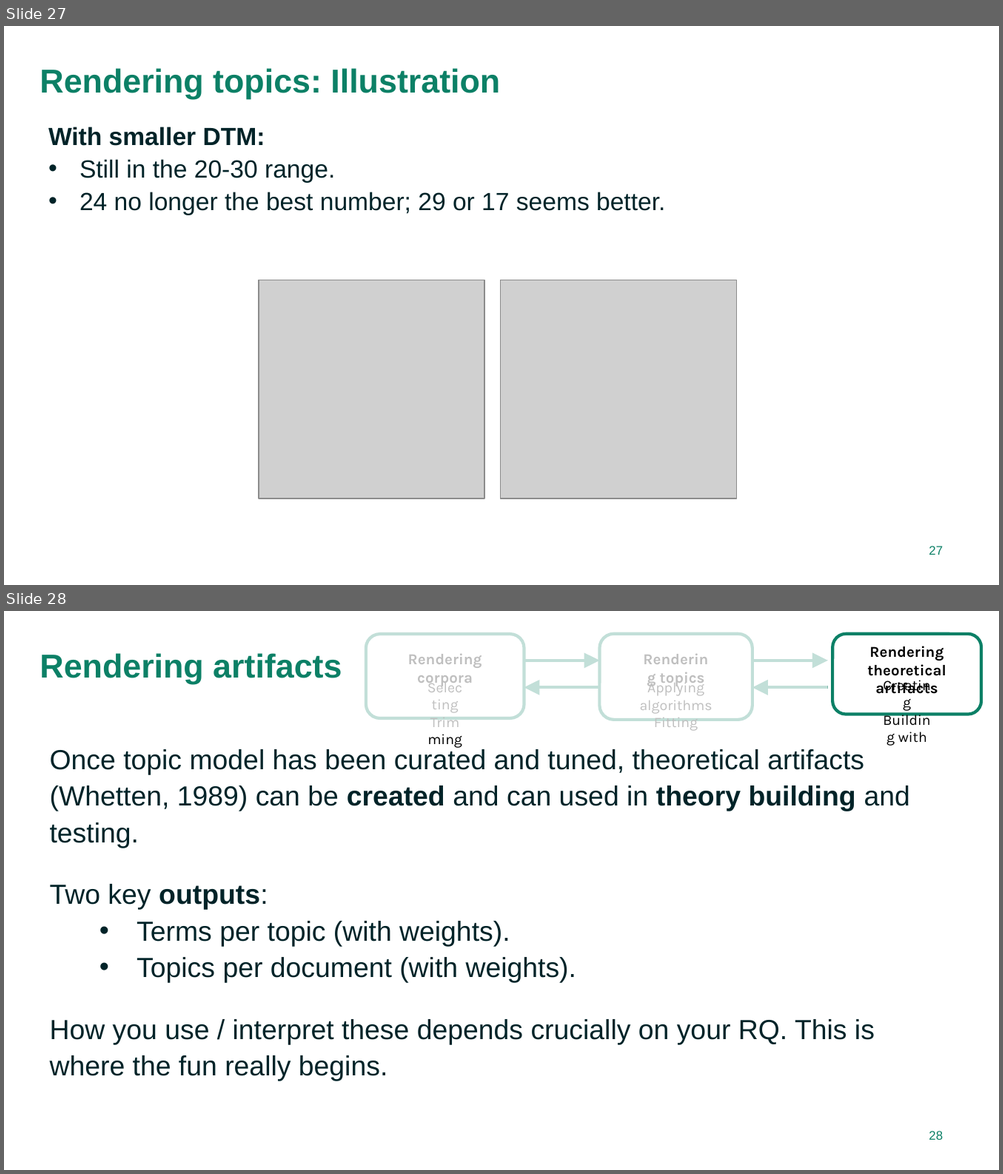
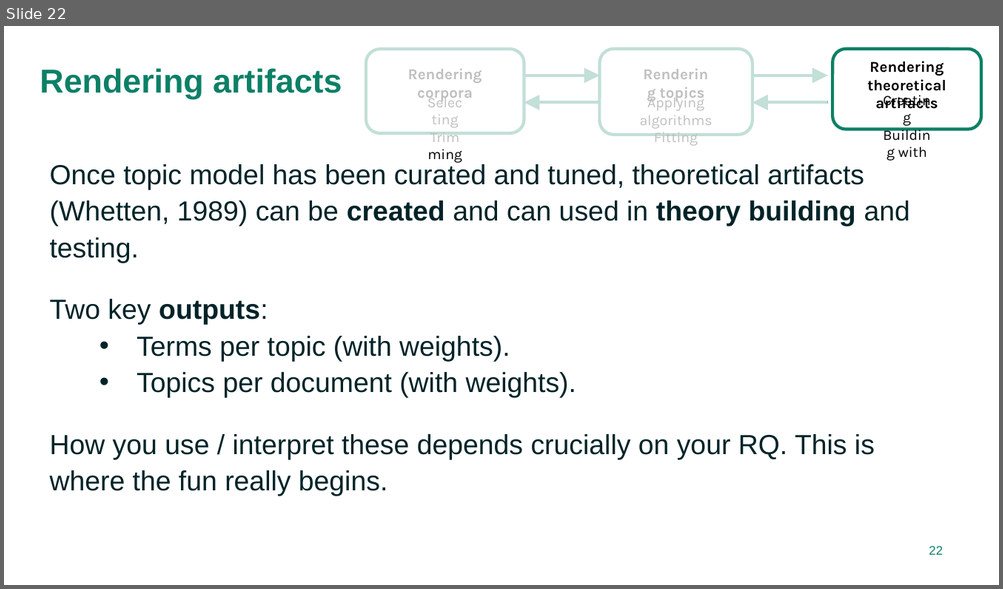
Before and after one commit to RFJHaans/SMS_2022_topicmodeling, a slide deck: Topic modeling workshop.pptx. Shown one above the other, each under a label of ours: slides 27 and 28 before the commit, slide 22 after it. The pictures are 1003x1174 and 1003x589 pixels, drawn with LibreOffice and Linux fonts; fonts in the diff are those of the drawing; grey boxes stand for pictures. Boxes give left, top, right and bottom in pixels: in the first picture for what was removed or moved away, otherwise in the second. Text is boxed around its words. In the diff, an @@ line names an element or a change of style, - is before the commit and + after.

```diff
--- a/Topic modeling workshop.pptx
+++ b/Topic modeling workshop.pptx
@@ slide 27 removed at (4, 26, 999, 585), background #FFFFFF @@
@@ title removed at (40, 68, 500, 99) @@
-Rendering topics: Illustration
@@ text removed at (48, 127, 665, 215) @@
-With smaller DTM:
-• Still in the 20-30 range.
-• 24 no longer the best number; 29 or 17 seems better.
@@ picture removed at (259, 280, 484, 498) @@
@@ picture removed at (501, 280, 736, 498) @@
@@ page number removed at (928, 546, 942, 555) @@
-27
@@ what was slide 28 is now slide 22 @@
@@ page number at (928, 546, 942, 555): text changed @@
-28
+22
```
Also in this commit, not shown: 7 slides changed, 3 slides added, 9 other slides removed.
